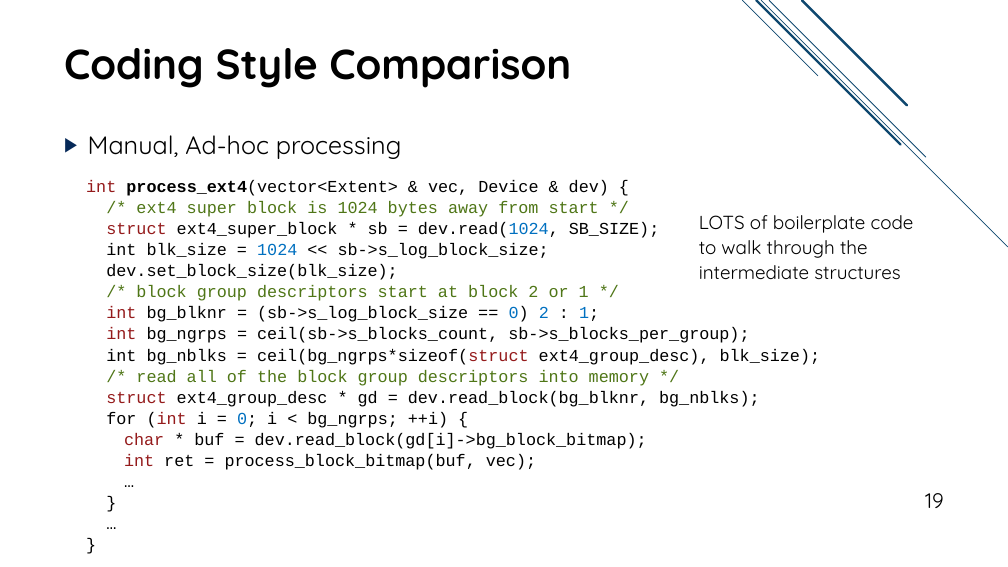
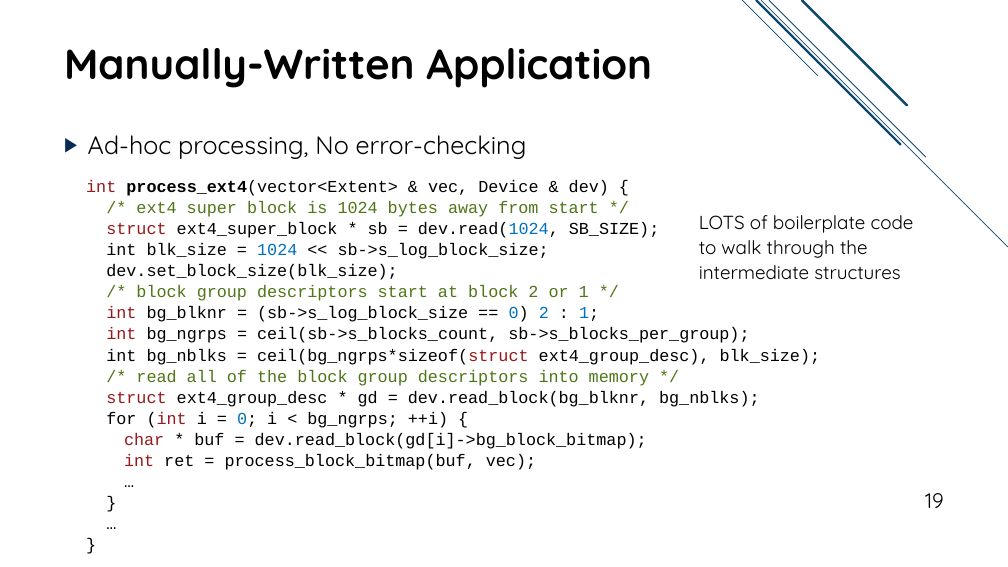
Before and after one commit to jacksun007/spiffy-paper, a slide deck: slide 19 of talk/spiffy_talk.pptx. Drawn at 1008x567 pixels with LibreOffice and Linux fonts; fonts in the diff are those of the drawing. Boxes give left, top, right and bottom in pixels: in the first picture for what was removed or moved away, otherwise in the second. Text is boxed around its words. In the diff, an @@ line names an element or a change of style, - is before the commit and + after.

```diff
--- a/talk/spiffy_talk.pptx
+++ b/talk/spiffy_talk.pptx
@@ title at (64,48,652,88): text changed @@
-Coding Style Comparison
+Manually-Written Application
@@ text at (88,135,527,159): text changed @@
-▶ Manual, Ad-hoc processing
+▶ Ad-hoc processing, No error-checking
```
Also in this commit, not shown: 12 other slides changed.
